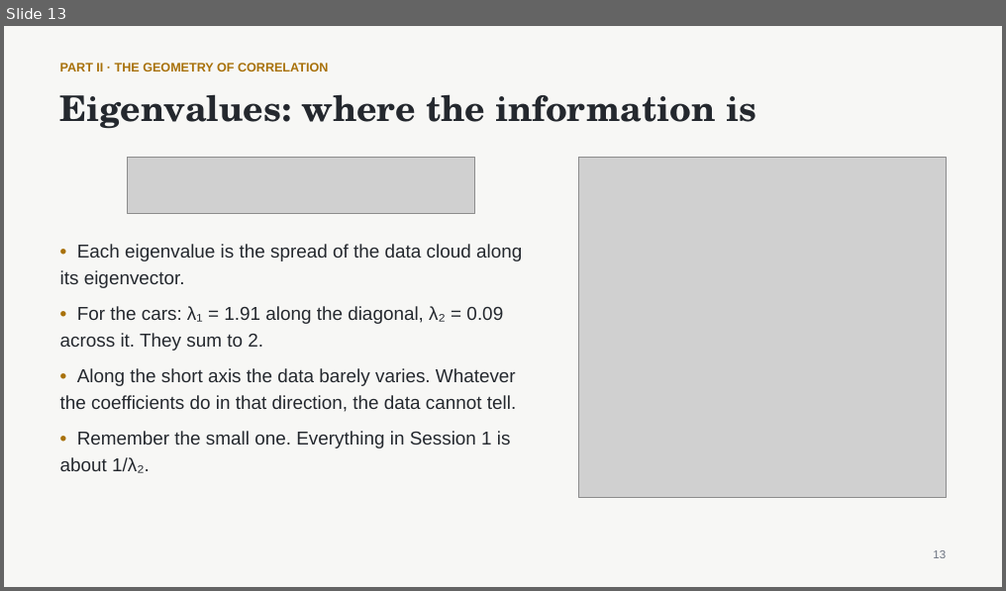
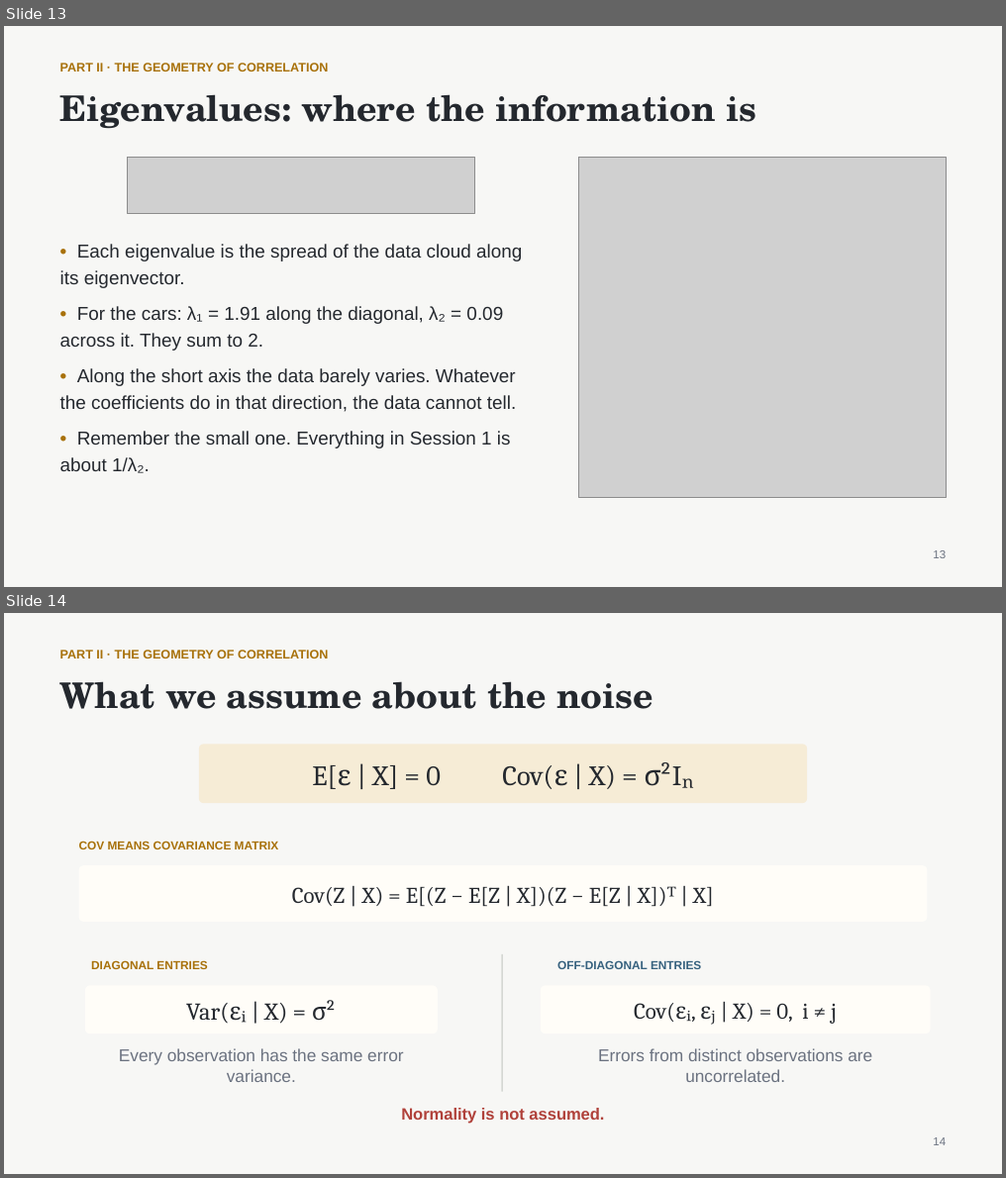
Before and after one commit to nurdauletakhanov/ReadingLab, a slide deck: public/slides/session-0-least-squares-foundations.pptx. Shown one above the other, each under a label of ours: slide 13 before the commit, slides 13 and 14 after it. The pictures are 1006x591 and 1006x1178 pixels, drawn with LibreOffice and Linux fonts; fonts in the diff are those of the drawing; grey boxes stand for pictures. Boxes give left, top, right and bottom in pixels: in the first picture for what was removed or moved away, otherwise in the second. Text is boxed around its words. In the diff, an @@ line names an element or a change of style, - is before the commit and + after.

Commit message:
Clarify covariance and Gauss-Markov notation

```diff
--- a/public/slides/session-0-least-squares-foundations.pptx
+++ b/public/slides/session-0-least-squares-foundations.pptx
@@ slide 14 added at [4, 613, 1002, 1174], background #F7F7F5 @@
@@ text added at [60, 650, 328, 659], 12 pt, text #A8710A, bold @@
+PART II · THE GEOMETRY OF CORRELATION
@@ text added at [60, 681, 653, 709], 34 pt, text #24282E, bold @@
+What we assume about the noise
@@ rounded rectangle added at [199, 744, 807, 803], fill #F6ECD6, 27 pt, text #24282E @@
+E[ε | X] = 0 Cov(ε | X) = σ²Iₙ
@@ text added at [79, 841, 279, 850], 11.2 pt, text #A8710A, bold @@
+COV MEANS COVARIANCE MATRIX
@@ rounded rectangle added at [79, 866, 927, 922], fill #FFFDF8, 21.8 pt, text #24282E @@
+Cov(Z | X) = E[(Z − E[Z | X])(Z − E[Z | X])ᵀ | X]
@@ text added at [91, 960, 207, 969], 11.2 pt, text #A8710A, bold @@
+DIAGONAL ENTRIES
@@ rectangle added at [502, 955, 503, 1091], fill #D5D7D3 @@
@@ text added at [557, 960, 701, 969], 11.2 pt, text #37627F, bold @@
+OFF-DIAGONAL ENTRIES
@@ rounded rectangle added at [85, 986, 438, 1035], fill #FFFDF8, 23.2 pt, text #24282E @@
+Var(εᵢ | X) = σ²
@@ rounded rectangle added at [541, 986, 931, 1035], fill #FFFDF8, 21.8 pt, text #24282E @@
+Cov(εᵢ, εⱼ | X) = 0, i ≠ j
@@ text added at [119, 1049, 403, 1082], 16.5 pt, text #6B7280 @@
+Every observation has the same error variance.
@@ text added at [598, 1049, 872, 1082], 16.5 pt, text #6B7280 @@
+Errors from distinct observations are uncorrelated.
@@ text added at [401, 1108, 604, 1124], 15.8 pt, text #B0413A, bold @@
+Normality is not assumed.
@@ text added at [933, 1138, 945, 1146], 11 pt, text #6B7280 @@
+14
```
Also in this commit, not shown: 2 other slides added, 3 slides removed, 3 other files.
